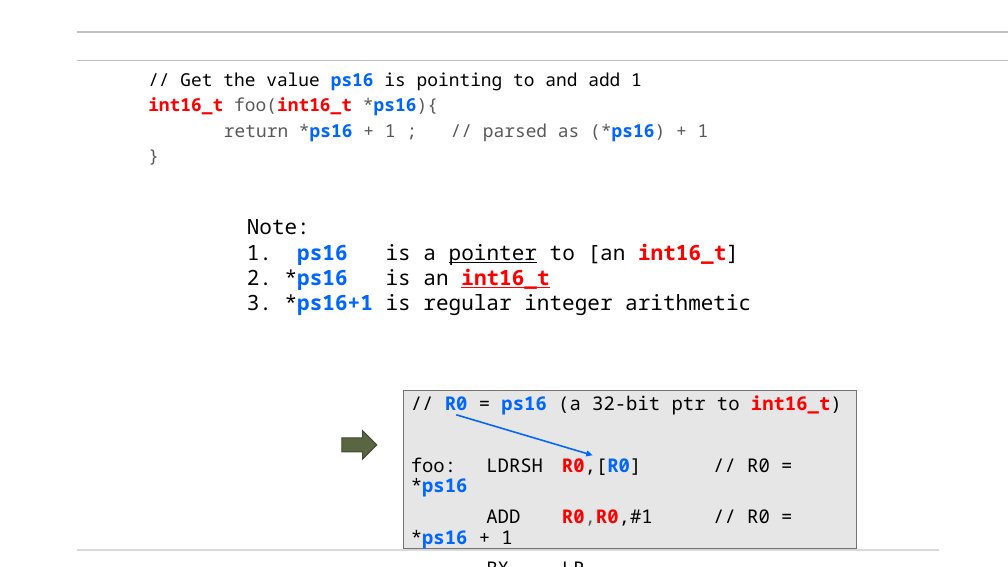
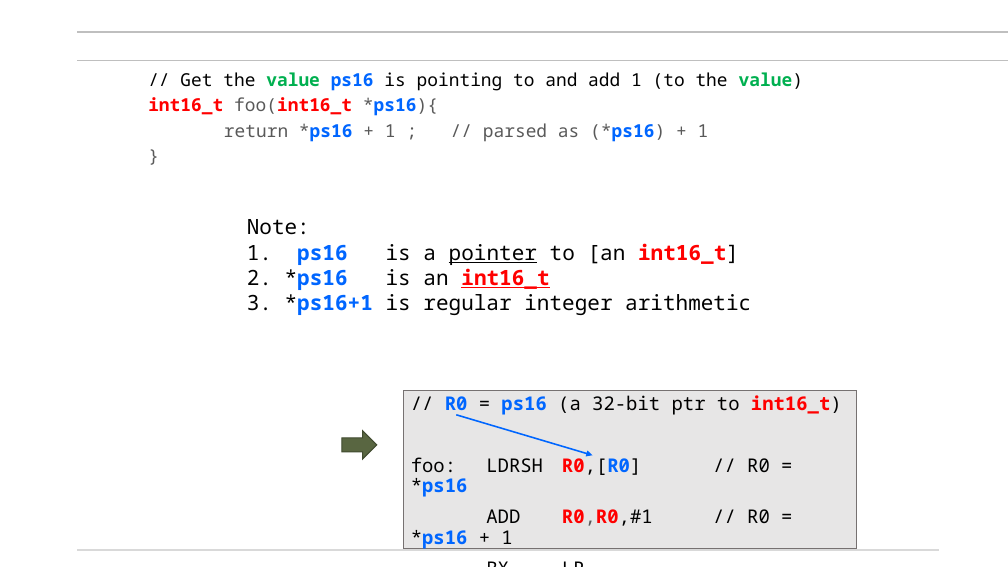
Before and after one commit to mikegrace2/CSEN20-Fall2026-Course-Website, a slide deck: slide 46 of Week03_CopyingData/Ch04_CopyingData_V4.pptx (slide 47 before the commit). Drawn at 1008x567 pixels with LibreOffice and Linux fonts; fonts in the diff are those of the drawing; background and template pictures are left out. Boxes give left, top, right and bottom in pixels: in the first picture for what was removed or moved away, otherwise in the second. Text is boxed around its words. In the diff, an @@ line names an element or a change of style, - is before the commit and + after.

```diff
--- a/Week03_CopyingData/Ch04_CopyingData_V4.pptx
+++ b/Week03_CopyingData/Ch04_CopyingData_V4.pptx
@@ text at [180,72,803,91]: text changed @@
-// Get the value ps16 is pointing to and add 1
+// Get the value ps16 is pointing to and add 1 (to the value)
```
Also in this commit, not shown: 9 other slides changed, 1 other file.
